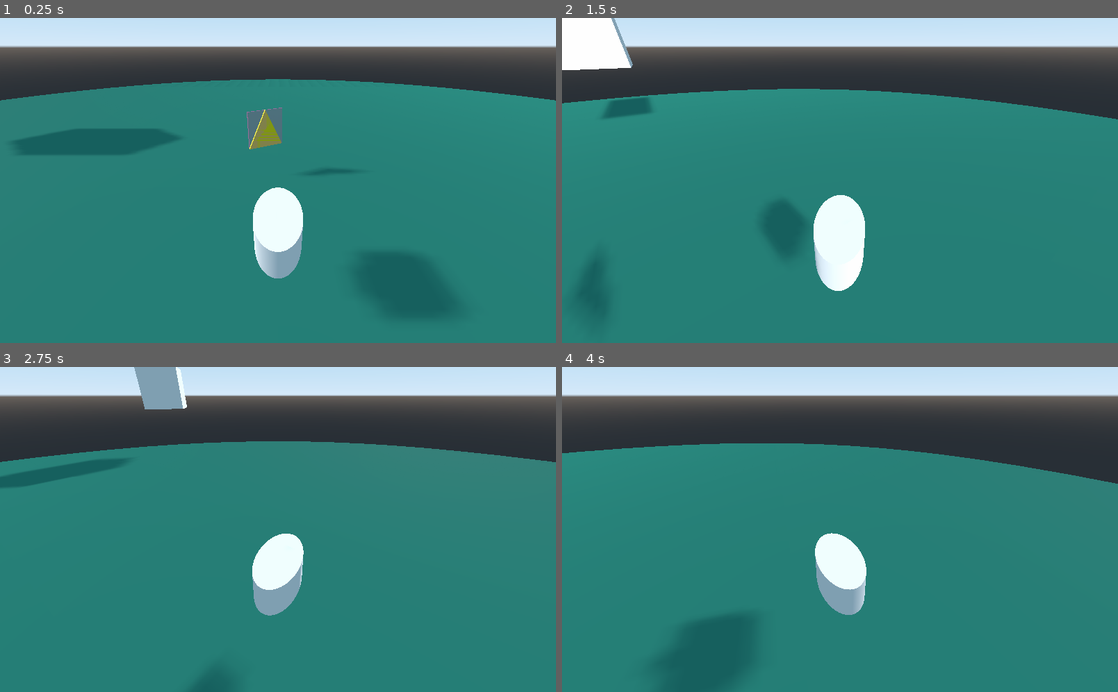
Above: before the commit, frames 1-4 (two rows, left to right).
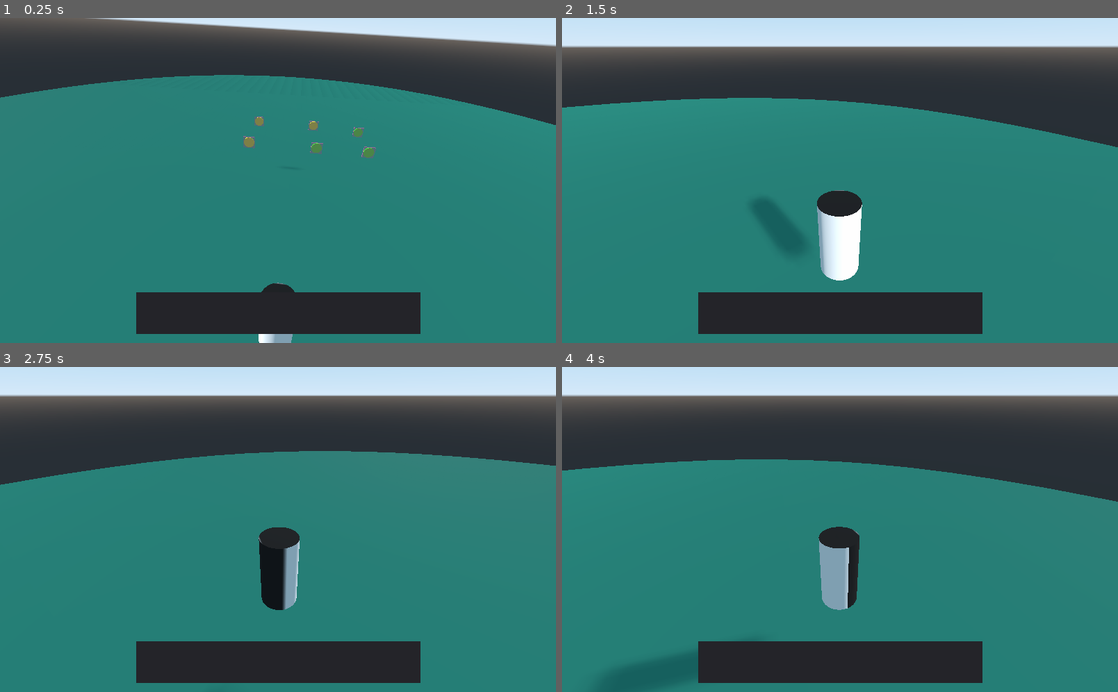
Above: after the commit, the same moments.

Repository: DENNKA/SwordsAndSauce
Game: Godot game, scene res://scenes/Test_Level.tscn
Two runs of this game, one before a commit and one after it. Both use one fixed random seed, a clock stepped at 60 frames per second and the inputs below.
Inputs (mouse positions are in pixels of both pictures, inside the frame that each line leads up to):
- Up to frame 1 (0.25 s): no input
- Up to frame 2 (1.5 s): move the mouse to (962, 164) at 0.52 s; hold D (move_right) 0.53-1.28 s; tap E (use) at 0.6, 1.35 s; click (962, 164) at 0.67 s; move the mouse to (728, 196) at 1.27 s; hold S (move_back) from 1.28 s (still down); click (728, 196) at 1.42 s
- Up to frame 3 (2.75 s): move the mouse to (333, 458) at 2.02 s; release S (move_back) at 2.03 s; hold D (move_right) from 2.03 s (still down); tap E (use) at 2.1 s; click (333, 458) at 2.17 s
- Up to frame 4 (4 s): move the mouse to (812, 594) at 2.77 s; release D (move_right) at 2.78 s; hold W (move_forward) 2.78-3.53 s; tap E (use) at 2.85, 3.6 s; click (812, 594) at 2.92 s; move the mouse to (1006, 578) at 3.52 s; hold A (move_left) from 3.53 s (still down); click (1006, 578) at 3.67 s

The runs differ from the first frame. In frame 1, 24% of the frame differs, in the area x 0-100%, y 0-100%; in frame 2, 15%; in frame 3, 13%; in frame 4, 15%.

Commit message:
add inventory

Diff:
--- a/Spatial.tscn
+++ /dev/null
@@ -1,3 +0,0 @@
-[gd_scene format=2]
-
-[node name="Spatial" type="Spatial"]
--- /dev/null
+++ b/action_system/action_picked/action_picked.gd
@@ -0,0 +1,34 @@
+extends Area
+
+var type = 'action'
+var item
+
+export var on_remove = false
+export var on_remove_parent = true
+
+export var pack_item = {
+	'key' : '',
+	'label': '',
+	'icon': ''
+}
+
+func action():
+	if pack_item.key:
+		item = pack_item
+		Pack.add(item.key, item.label, item.icon)
+
+	if on_remove_parent:
+		Global.action_object = null
+		get_parent().queue_free()
+	else:
+		if on_remove:
+			Global.action_object = null
+			queue_free()
+
+func _on_action_picked_body_shape_entered(body_rid, body, body_shape_index, local_shape_index):
+	if body.name == "player":
+		Global.action_object = self
+
+func _on_action_picked_body_shape_exited(body_rid, body, body_shape_index, local_shape_index):
+	if body.name == "player":
+		Global.action_object = null
--- /dev/null
+++ b/action_system/action_picked/action_picked.tscn
@@ -0,0 +1,26 @@
+[gd_scene load_steps=5 format=2]
+
+[ext_resource path="res://action_system/action_picked/action_picked.gd" type="Script" id=1]
+
+[sub_resource type="BoxShape" id=1]
+
+[sub_resource type="CubeMesh" id=2]
+
+[sub_resource type="SpatialMaterial" id=3]
+flags_transparent = true
+albedo_color = Color( 0.968627, 0.0156863, 0.662745, 0.329412 )
+
+[node name="action_picked" type="Area"]
+script = ExtResource( 1 )
+
+[node name="shape" type="CollisionShape" parent="."]
+transform = Transform( 0.3, 0, 0, 0, 0.3, 0, 0, 0, 0.3, 0, 0, 0 )
+shape = SubResource( 1 )
+
+[node name="mesh" type="MeshInstance" parent="."]
+transform = Transform( 0.3, 0, 0, 0, 0.3, 0, 0, 0, 0.3, 0, 0, 0 )
+mesh = SubResource( 2 )
+material/0 = SubResource( 3 )
+
+[connection signal="body_shape_entered" from="." to="." method="_on_action_picked_body_shape_entered"]
+[connection signal="body_shape_exited" from="." to="." method="_on_action_picked_body_shape_exited"]
--- a/scripts/Enemy.gd
+++ b/enemys/test_enemy/Enemy.gd
@@ -2,7 +2,7 @@
 
 onready var player := get_tree().get_root().get_node("Test_Level").get_node("player")
 
-const MOVEMENT = 250
+const MOVEMENT = 300
 
 var velocity = Vector3.ZERO
 var direction = Vector3.ZERO
--- a/scenes/Enemy.tscn
+++ b/enemys/test_enemy/Enemy.tscn
@@ -1,6 +1,6 @@
 [gd_scene load_steps=4 format=2]
 
-[ext_resource path="res://scripts/Enemy.gd" type="Script" id=1]
+[ext_resource path="res://enemys/test_enemy/Enemy.gd" type="Script" id=1]
 
 [sub_resource type="CubeMesh" id=1]
 
--- /dev/null
+++ b/global_scripts/Global.gd
@@ -0,0 +1,3 @@
+extends Node
+
+var action_object
--- /dev/null
+++ b/global_scripts/Pack.gd
@@ -0,0 +1,40 @@
+extends Node
+
+var gui_root
+
+var all = {}
+var max_size = 7
+
+func add(key, label, icon = '', count = 1):
+	if all.has(key):
+		all[key].count += count
+	else:
+		all[key] = {
+			'key' : key,
+			'label' : label,
+			'count' : count,
+			'icon' : icon
+		}
+
+	gui_root.update()
+
+func get(key):
+	return all[key] if all.has(key) else null
+
+func count(key):
+	return all[key].count if all.has(key) else 0
+
+func has(key):
+	return all.has(key)
+
+func remove(key, count = 1):
+	if has(key):
+		all[key].count -= count
+		if all[key].count < 1:
+			all.erase(key)
+
+func full_remove(key):
+	all.erase()
+
+func get_all():
+	return all
--- /dev/null
+++ b/global_scripts/Spatial.tscn
@@ -0,0 +1,24 @@
+[gd_scene load_steps=4 format=2]
+
+[ext_resource path="res://scenes/action_collected.tscn" type="PackedScene" id=1]
+
+[sub_resource type="CapsuleMesh" id=1]
+
+[sub_resource type="SpatialMaterial" id=2]
+albedo_color = Color( 1, 0.843137, 0, 1 )
+
+[node name="Spatial" type="Spatial"]
+
+[node name="action_collected" parent="." instance=ExtResource( 1 )]
+transform = Transform( 0.189785, 0, 0, 0, 0.230257, 0, 0, 0, 0.18156, 0, 0, 0 )
+on_remove_parent = true
+pack_item = {
+"icon": "coin",
+"key": "Coin",
+"label": "Монета"
+}
+
+[node name="MeshInstance" type="MeshInstance" parent="."]
+transform = Transform( 0.173349, 0, 0, 0, 0.17658, 0, 0, 0, 0.0989022, 0, 0, 0 )
+mesh = SubResource( 1 )
+material/0 = SubResource( 2 )
--- /dev/null
+++ b/items/test_item_01.tscn
@@ -0,0 +1,23 @@
+[gd_scene load_steps=4 format=2]
+
+[ext_resource path="res://action_system/action_picked/action_picked.tscn" type="PackedScene" id=1]
+
+[sub_resource type="CylinderMesh" id=1]
+
+[sub_resource type="SpatialMaterial" id=2]
+albedo_color = Color( 1, 0.960784, 0, 1 )
+
+[node name="test_item_01_" type="Spatial"]
+
+[node name="MeshInstance" type="MeshInstance" parent="."]
+transform = Transform( -8.79742e-09, -0.0251577, 0, 0.201262, -1.09968e-09, 0, 0, 0, 0.201262, 0, 0, 0 )
+mesh = SubResource( 1 )
+material/0 = SubResource( 2 )
+
+[node name="action_picked" parent="MeshInstance" instance=ExtResource( 1 )]
+transform = Transform( 3.65119, 4.90854e-09, 0, 3.14149e-07, 4.54954, 0, 0, 0, 3.68817, 0, 0, 0 )
+pack_item = {
+"icon": "coin",
+"key": "Coin",
+"label": "Монета"
+}
--- /dev/null
+++ b/items/test_item_02.tscn
@@ -0,0 +1,23 @@
+[gd_scene load_steps=4 format=2]
+
+[ext_resource path="res://action_system/action_picked/action_picked.tscn" type="PackedScene" id=1]
+
+[sub_resource type="CylinderMesh" id=1]
+
+[sub_resource type="SpatialMaterial" id=2]
+albedo_color = Color( 0.172549, 1, 0, 1 )
+
+[node name="test_item_02_" type="Spatial"]
+
+[node name="MeshInstance" type="MeshInstance" parent="."]
+transform = Transform( -8.79742e-09, -0.0251577, 0, 0.201262, -1.09968e-09, 0, 0, 0, 0.201262, 0, 0, 0 )
+mesh = SubResource( 1 )
+material/0 = SubResource( 2 )
+
+[node name="action_picked" parent="MeshInstance" instance=ExtResource( 1 )]
+transform = Transform( 3.65119, 4.90854e-09, 0, 3.14149e-07, 4.54954, 0, 0, 0, 3.68817, 0, 0, 0 )
+pack_item = {
+"icon": "health",
+"key": "Health",
+"label": "Аптечка"
+}
--- a/player/player.tscn
+++ /dev/null
@@ -1,23 +0,0 @@
-[gd_scene load_steps=4 format=2]
-
-[ext_resource path="res://player/movement.gd" type="Script" id=1]
-
-[sub_resource type="CylinderShape" id=1]
-radius = 1.01044
-
-[sub_resource type="CylinderMesh" id=2]
-
-[node name="player" type="KinematicBody"]
-script = ExtResource( 1 )
-
-[node name="CollisionShape" type="CollisionShape" parent="."]
-transform = Transform( 0.6, 0, 0, 0, 0.2, 0, 0, 0, 0.3, 0, 0, 0 )
-shape = SubResource( 1 )
-
-[node name="MeshInstance" type="MeshInstance" parent="."]
-transform = Transform( 0.6, 0, 0, 0, 0.2, 0, 0, 0, 0.3, 0, 0, 0 )
-mesh = SubResource( 2 )
-material/0 = null
-
-[node name="head" type="Position3D" parent="."]
-transform = Transform( -4.37114e-08, 0.5, -0.866025, 0, 0.866025, 0.5, 1, 2.18557e-08, -3.78552e-08, -2.5, 2, 0 )
--- a/player/movement.gd
+++ b/player/test_player/Movement.gd
@@ -12,7 +12,6 @@
 		Global.action_object.call('action')
 
 func _physics_process(delta):
-
 	move(delta)
 	action_activate()
 
@@ -20,20 +19,18 @@
 	direction = Vector3.ZERO
 
 	if Input.is_action_pressed("move_right"):
-		rotate_y(-ROTATION * delta)
+		$body_camera.rotate_y(-ROTATION * delta)
 	if Input.is_action_pressed("move_left"):
-		rotate_y(ROTATION * delta)
+		$body_camera.rotate_y(ROTATION * delta)
 	if Input.is_action_pressed("move_forward"):
 		direction.x = 1
 	if Input.is_action_pressed("move_back"):
 		direction.x = -1
 
-	if Input.is_mouse_button_pressed(BUTTON_LEFT):
-		pass
-
 	if direction:
 		direction *= MOVEMENT * delta
-		direction = direction.rotated(Vector3.UP, rotation.y)
+		$MeshInstance.rotation.y = $body_camera.rotation.y
+		direction = direction.rotated(Vector3.UP, $body_camera.rotation.y)
 
 	velocity.x = direction.x
 	velocity.z = direction.z
--- /dev/null
+++ b/player/test_player/test_player.tscn
@@ -0,0 +1,36 @@
+[gd_scene load_steps=7 format=2]
+
+[ext_resource path="res://player/test_player/Movement.gd" type="Script" id=1]
+
+[sub_resource type="CylinderShape" id=1]
+radius = 1.01044
+
+[sub_resource type="Gradient" id=3]
+offsets = PoolRealArray( 0.478261, 0.515528 )
+colors = PoolColorArray( 0.0825195, 0.0728493, 0.0728493, 1, 1, 1, 1, 1 )
+
+[sub_resource type="GradientTexture" id=4]
+gradient = SubResource( 3 )
+
+[sub_resource type="SpatialMaterial" id=5]
+albedo_texture = SubResource( 4 )
+
+[sub_resource type="CylinderMesh" id=2]
+
+[node name="player" type="KinematicBody"]
+script = ExtResource( 1 )
+
+[node name="CollisionShape" type="CollisionShape" parent="."]
+transform = Transform( 0.249987, 0, 0.00251615, 0, 0.5, 0, -0.00251323, 0, 0.250278, 0, 0, 0 )
+shape = SubResource( 1 )
+
+[node name="MeshInstance" type="MeshInstance" parent="."]
+transform = Transform( 0.25, 0, 0, 0, 0.5, 0, 0, 0, 0.25029, 0, 0, 0 )
+material_override = SubResource( 5 )
+mesh = SubResource( 2 )
+material/0 = null
+
+[node name="body_camera" type="Spatial" parent="."]
+
+[node name="head" type="Position3D" parent="body_camera"]
+transform = Transform( -4.37114e-08, 0.5, -0.866025, 0, 0.866025, 0.5, 1, 2.18557e-08, -3.78552e-08, -2.5, 2, 0 )
--- a/project.godot
+++ b/project.godot
@@ -16,7 +16,8 @@
 
 [autoload]
 
-Global="*res://scripts/Global.gd"
+Global="*res://Global_scripts/Global.gd"
+Pack="*res://global_scripts/Pack.gd"
 
 [input]
 
--- a/scenes/Test_Level.tscn
+++ b/scenes/Test_Level.tscn
@@ -1,10 +1,10 @@
 [gd_scene load_steps=9 format=2]
 
-[ext_resource path="res://player/player.tscn" type="PackedScene" id=1]
+[ext_resource path="res://player/test_player/test_player.tscn" type="PackedScene" id=1]
 [ext_resource path="res://scripts/Camera.gd" type="Script" id=2]
-[ext_resource path="res://scenes/test_weapon.tscn" type="PackedScene" id=3]
-[ext_resource path="res://scenes/gui.tscn" type="PackedScene" id=4]
-[ext_resource path="res://scenes/Enemy.tscn" type="PackedScene" id=5]
+[ext_resource path="res://scenes/gui.tscn" type="PackedScene" id=3]
+[ext_resource path="res://items/test_item_01.tscn" type="PackedScene" id=4]
+[ext_resource path="res://items/test_item_02.tscn" type="PackedScene" id=5]
 
 [sub_resource type="CylinderShape" id=2]
 
@@ -15,20 +15,15 @@
 
 [node name="Test_Level" type="Spatial"]
 
-[node name="player" parent="." instance=ExtResource( 1 )]
-transform = Transform( 1, 0, 0, 0, 1, 0, 0, 0, 1, -4.30649, 0.845596, 0 )
-
-[node name="Enemy" parent="player" instance=ExtResource( 5 )]
-transform = Transform( 1, 0, 0, 0, 1, 0, 0, 0, 1, 6.65458, 2.34116, -13.3619 )
-
 [node name="Ground" type="StaticBody" parent="."]
+transform = Transform( 1, 0, 0, 0, 1, 0, 0, 0, 1, 0, -0.519508, 0 )
 
 [node name="CollisionShape" type="CollisionShape" parent="Ground"]
 transform = Transform( 20, 0, 0, 0, 0.2, 0, 0, 0, 20, 0, 0, 0 )
 shape = SubResource( 2 )
 
 [node name="MeshInstance" type="MeshInstance" parent="Ground"]
-transform = Transform( 20, 0, 0, 0, 0.2, 0, 0, 0, 20, 0, -0.411301, 0 )
+transform = Transform( 20, 0, 0, 0, 0.2, 0, 0, 0, 20, 0, 0, 0 )
 mesh = SubResource( 1 )
 skeleton = NodePath("../..")
 material/0 = SubResource( 3 )
@@ -37,13 +32,31 @@
 transform = Transform( -1, 4.37114e-08, -7.57103e-08, 0, 0.866025, 0.5, 8.74228e-08, 0.5, -0.866025, 0, 10.0617, -20.7319 )
 shadow_enabled = true
 
+[node name="player" parent="." instance=ExtResource( 1 )]
+transform = Transform( 1, 0, 0, 0, 1, 0, 0, 0, 1, -8.36739, 1, 0 )
+
 [node name="InterpolatedCamera" type="InterpolatedCamera" parent="."]
 transform = Transform( 1, 0, 0, 0, -4.37114e-08, 1, 0, -1, -4.37114e-08, 2.13505, 24.8453, 0 )
 speed = 10.0
 enabled = true
 script = ExtResource( 2 )
 
-[node name="gui" parent="." instance=ExtResource( 4 )]
+[node name="gui" parent="." instance=ExtResource( 3 )]
 
-[node name="test_weapon" parent="." instance=ExtResource( 3 )]
-transform = Transform( 0.220742, 0, -0.0202569, 0, 0.461372, 0, 0.405139, 0, 0.0110371, -0.838201, 1.00866, -0.313853 )
+[node name="test_item_01_" parent="." instance=ExtResource( 4 )]
+transform = Transform( 1, 0, 0, 0, 1, 0, 0, 0, 1, -1.75458, 0.659886, -1.71462 )
+
+[node name="test_item_01_2" parent="." instance=ExtResource( 4 )]
+transform = Transform( 1, 0, 0, 0, 1, 0, 0, 0, 1, 0.724692, 0.659886, -1.71462 )
+
+[node name="test_item_01_3" parent="." instance=ExtResource( 4 )]
+transform = Transform( 1, 0, 0, 0, 1, 0, 0, 0, 1, 0.724692, 0.659886, 0.875194 )
+
+[node name="test_item_02_" parent="." instance=ExtResource( 5 )]
+transform = Transform( 1, 0, 0, 0, 1, 0, 0, 0, 1, -1.54778, 0.563556, 0.929334 )
+
+[node name="test_item_02_2" parent="." instance=ExtResource( 5 )]
+transform = Transform( 1, 0, 0, 0, 1, 0, 0, 0, 1, -1.54778, 0.563556, 2.95373 )
+
+[node name="test_item_02_3" parent="." instance=ExtResource( 5 )]
+transform = Transform( 1, 0, 0, 0, 1, 0, 0, 0, 1, 0.584485, 0.563556, 2.95373 )
--- a/scenes/action_collected.tscn
+++ /dev/null
@@ -1,58 +0,0 @@
-[gd_scene load_steps=5 format=2]
-
-[sub_resource type="GDScript" id=5]
-script/source = "extends Area
-
-export var action_name = ''
-export var action_id = ''
-
-export var delete_parent = false
-export var delete_on_action = false
-export var parent_function = ''
-
-var player_is_there = false
-
-func action():
-	if action_id:
-		Global.pack[action_id] = {
-			'name' : action_name
-		}
-
-	if parent_function:
-		get_parent().call(parent_function)
-
-	if delete_parent:
-		get_parent().queue_free()
-	elif delete_on_action:
-		queue_free()
-
-func _on_Area_body_shape_entered(body_rid, body, body_shape_index, local_shape_index):
-	if body.name == \"player\":
-		Global.action_object = self
-
-func _on_action_collected_body_shape_exited(body_rid, body, body_shape_index, local_shape_index):
-	if body.name == \"player\":
-		Global.action_object = null
-"
-
-[sub_resource type="CubeMesh" id=3]
-
-[sub_resource type="SpatialMaterial" id=4]
-flags_transparent = true
-albedo_color = Color( 1, 0, 0.733333, 0.286275 )
-
-[sub_resource type="BoxShape" id=2]
-
-[node name="action_collected" type="Area"]
-script = SubResource( 5 )
-
-[node name="mesh" type="MeshInstance" parent="."]
-mesh = SubResource( 3 )
-skeleton = NodePath("")
-material/0 = SubResource( 4 )
-
-[node name="shape" type="CollisionShape" parent="."]
-shape = SubResource( 2 )
-
-[connection signal="body_shape_entered" from="." to="." method="_on_Area_body_shape_entered"]
-[connection signal="body_shape_exited" from="." to="." method="_on_action_collected_body_shape_exited"]
--- a/scenes/gui.tscn
+++ b/scenes/gui.tscn
@@ -1,19 +1,33 @@
 [gd_scene load_steps=2 format=2]
 
-[ext_resource path="res://scripts/gui.gd" type="Script" id=1]
+[ext_resource path="res://scripts/Gui.gd" type="Script" id=1]
 
 [node name="gui" type="Control"]
 anchor_right = 1.0
 anchor_bottom = 1.0
 script = ExtResource( 1 )
 
-[node name="action_name" type="Label" parent="."]
+[node name="inventory" type="Control" parent="."]
+anchor_right = 1.0
+anchor_bottom = 1.0
+
+[node name="panel" type="Panel" parent="inventory"]
 anchor_left = 0.5
 anchor_top = 1.0
 anchor_right = 0.5
 anchor_bottom = 1.0
-margin_left = -164.0
-margin_top = -118.0
-margin_right = 164.0
-align = 1
-valign = 1
+margin_left = -261.5
+margin_top = -93.0
+margin_right = 261.5
+margin_bottom = -17.0
+
+[node name="grid" type="GridContainer" parent="inventory/panel"]
+anchor_left = 0.5
+anchor_top = 0.5
+anchor_right = 0.5
+anchor_bottom = 0.5
+margin_left = -254.0
+margin_top = -30.0
+margin_right = 254.0
+margin_bottom = 30.0
+columns = 8
--- /dev/null
+++ b/scenes/inventory_cell.tscn
@@ -0,0 +1,20 @@
+[gd_scene load_steps=2 format=2]
+
+[ext_resource path="res://scripts/inventory_cell.gd" type="Script" id=1]
+
+[node name="cell" type="ColorRect"]
+margin_right = 60.0
+margin_bottom = 60.0
+rect_min_size = Vector2( 60, 60 )
+color = Color( 0.505882, 0.490196, 0.490196, 1 )
+script = ExtResource( 1 )
+
+[node name="amount" type="Label" parent="."]
+anchor_left = 1.0
+anchor_top = 1.0
+anchor_right = 1.0
+anchor_bottom = 1.0
+margin_left = -20.0
+margin_top = -20.0
+align = 1
+valign = 1
--- a/scenes/test_weapon.tscn
+++ /dev/null
@@ -1,20 +0,0 @@
-[gd_scene load_steps=4 format=2]
-
-[ext_resource path="res://scenes/action_collected.tscn" type="PackedScene" id=1]
-
-[sub_resource type="PrismMesh" id=1]
-
-[sub_resource type="SpatialMaterial" id=6]
-albedo_color = Color( 1, 0.941176, 0, 1 )
-
-[node name="test_weapon" type="Spatial"]
-transform = Transform( 0.461372, 0, 0, 0, 0.461372, 0, 0, 0, 0.0230686, 0, 0, 0 )
-
-[node name="mesh" type="MeshInstance" parent="."]
-mesh = SubResource( 1 )
-material/0 = SubResource( 6 )
-
-[node name="action_collected" parent="." instance=ExtResource( 1 )]
-action_name = "Weapon"
-delete_parent = true
-delete_on_action = true
--- a/scripts/Camera.gd
+++ b/scripts/Camera.gd
@@ -3,6 +3,4 @@
 var playerPosition = Vector3.ZERO
 
 func _ready():
-	playerPosition = get_node("../player/head").transform
-	transform = playerPosition
-	target = "../player/head"
+	target = "../player/body_camera/head"
--- a/scripts/Global.gd
+++ /dev/null
@@ -1,10 +0,0 @@
-extends Node
-
-var root_gui
-
-var pack = {}
-
-var action_object = null
-
-func is_pack(id):
-	return pack.has(id)
--- a/scripts/action.gd
+++ /dev/null
@@ -1,22 +0,0 @@
-extends Area
-
-export var action_name = ''
-export var action_id = ''
-
-export var delete_parent = true
-export var delete_on_action = true
-export var parent_function = ''
-
-func action():
-	if action_id:
-		Global.pack[action_id] = {
-			'name' : action_name
-		}
-
-	if parent_function:
-		get_parent().call(parent_function)
-
-	if delete_parent:
-		get_parent().queue_free()
-	elif delete_on_action:
-		queue_free()
--- a/scripts/gui.gd
+++ b/scripts/gui.gd
@@ -1,14 +1,18 @@
 extends Control
 
-func set_action_name(name):
-	$action_name.text = name
+func _ready():
+	Pack.gui_root = self
+	update()
 
-func _ready():
-	Global.root_gui = self
+func update():
+	remove()
 
-func _physics_process(delta):
-	if !Global.action_object:
-		set_action_name('')
-	elif is_instance_valid(Global.action_object):
-		if Global.action_object && 'action_name' in Global.action_object:
-			set_action_name(Global.action_object.action_name)
+	for _cell in Pack.get_all():
+		var cell = preload("res://scenes/inventory_cell.tscn").instance()
+		$inventory/panel/grid.add_child(cell)
+		cell.get_child(0).text = String(Pack.all[_cell].count)
+
+func remove():
+	for cell in $inventory/panel/grid.get_children():
+		$inventory/panel/grid.remove_child(cell)
+		cell.queue_free()
--- /dev/null
+++ b/scripts/inventory_cell.gd
@@ -0,0 +1,4 @@
+extends ColorRect
+
+func _ready():
+	pass
Not shown, added: scenes/Test_Level.tscn.orig
